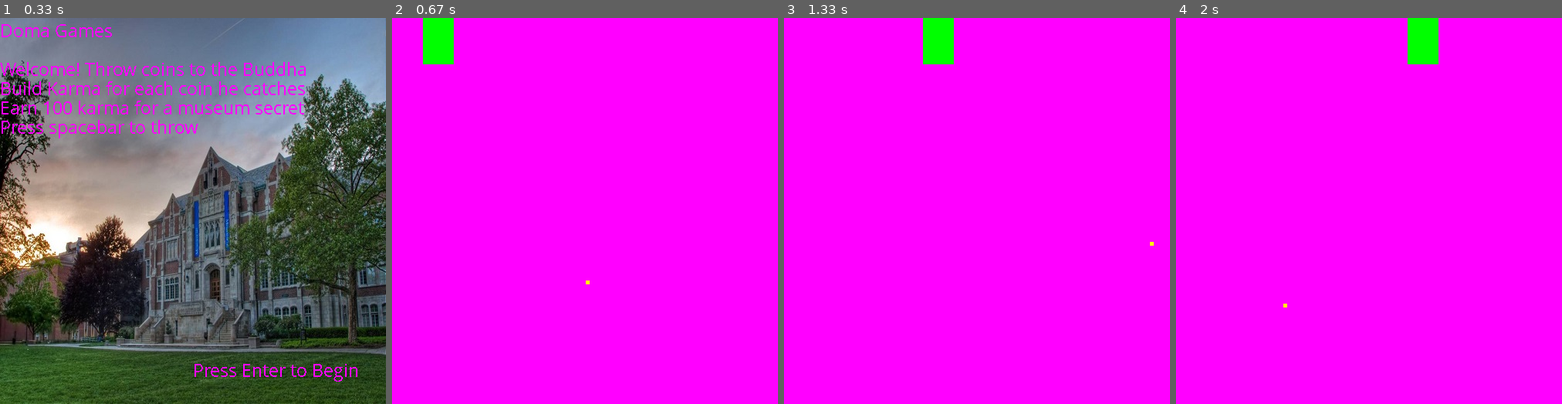
Above: before the commit, frames 1-4 (left to right).
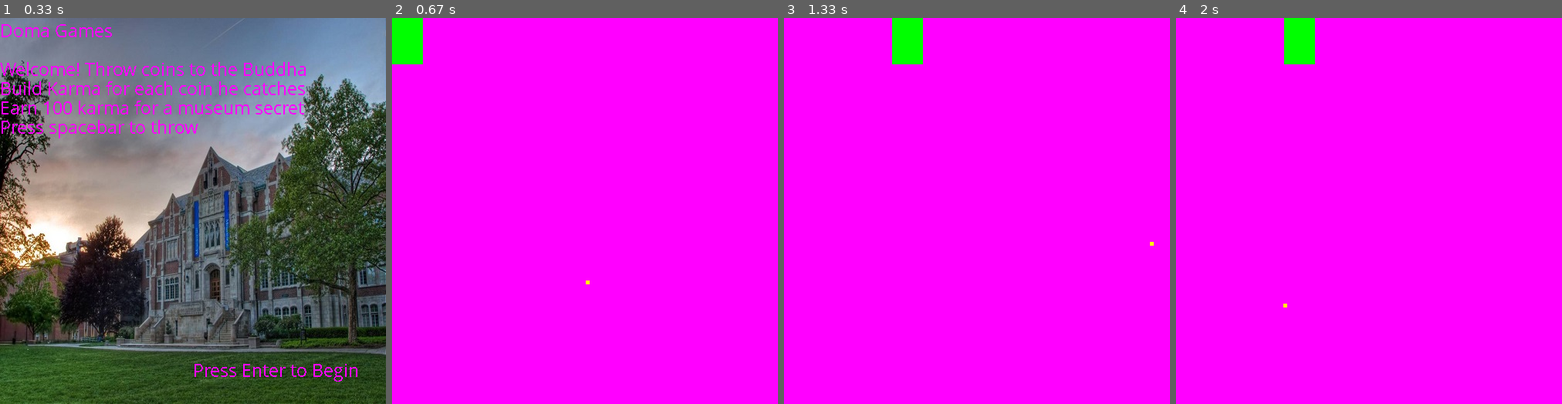
Above: after the commit, the same moments.

Repository: bcrose/DOMAProject
Game: pygame game, started from game_tests.py
The game is run twice, just before and just after one commit, with the same random seed, the same clock (stepped at 60 frames per second) and the same inputs.
Inputs:
- Up to frame 1 (0.33 s): no input
- Up to frame 2 (0.67 s): tap Enter at 0.33 s
- Up to frame 3 (1.33 s): hold Right 0.67-1.13 s; hold Right from 1.17 s (still down)
- Up to frame 4 (2 s): release Right at 1.63 s; hold Left from 1.67 s (still down)

Frame 1 is identical in both runs. In frame 2, 1.9% of the frame differs, in the area x 0-16%, y 0-12%; in frame 3, 1.9%; in frame 4, 1.9%.

Commit message:
Gave side to side control of buddha sprite

Diff:
--- a/pygameFun.py
+++ b/pygameFun.py
@@ -62,12 +62,11 @@
             if event.type == pygame.QUIT:
                 run = False
         # Code for Buddha movement
-        buddha.u += buddha.delta
-        if buddha.u >= 500:
-            buddha.delta = -buddha.vel
-        elif buddha.u < buddha.width:
-            buddha.delta = buddha.vel
-        buddha.x += buddha.delta
+        keys = pygame.key.get_pressed()
+        if keys[pygame.K_LEFT]:
+            buddha.x -= buddha.vel
+        if keys[pygame.K_RIGHT]:
+            buddha.x += buddha.vel
         # Code for hand movement
         coin.y += coin.delta
         if coin.y <= 0:
